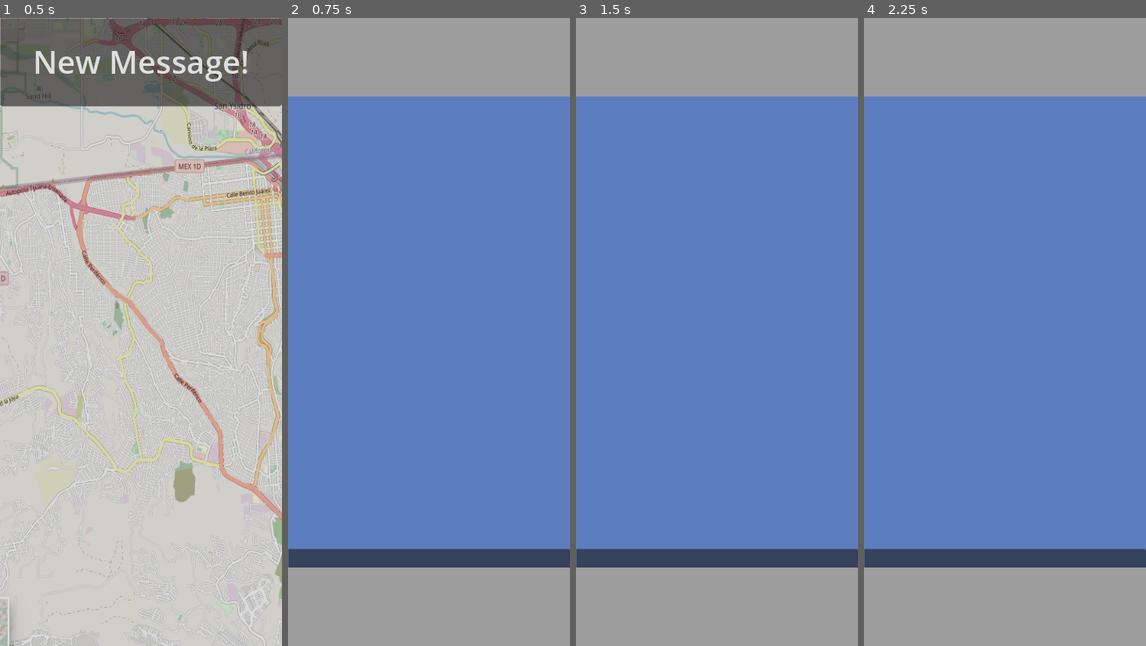
Above: before the commit, frames 1-4 (left to right).
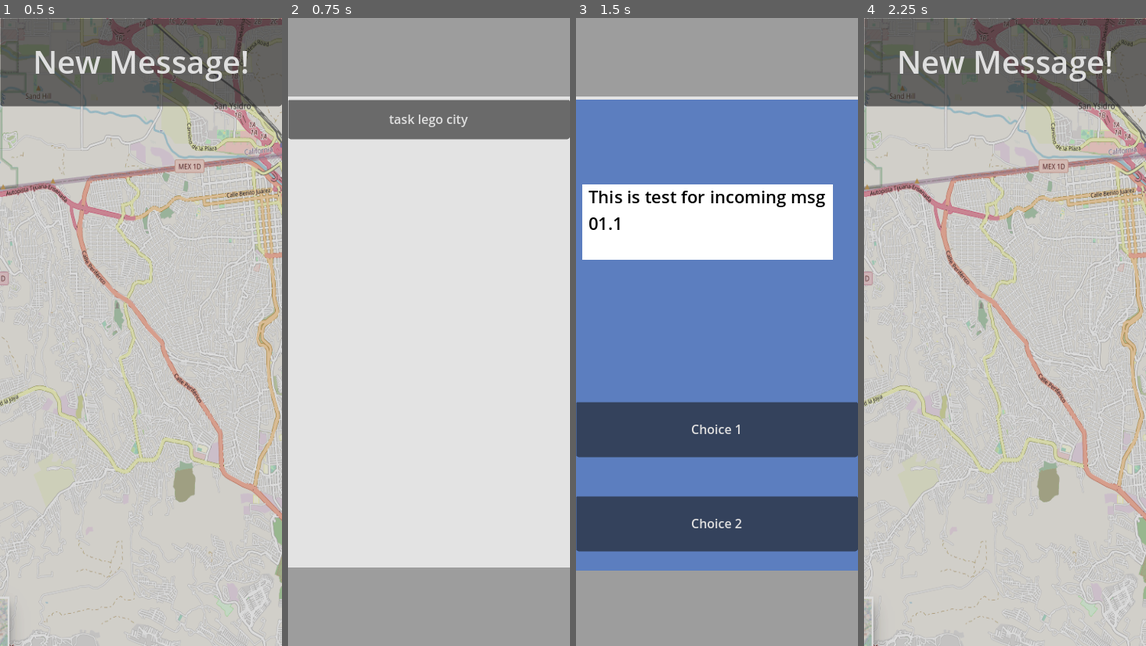
Above: after the commit, the same moments.

Repository: carabowes/Luscinia
Game: Godot game, scene res://task-assignment.tscn
Two runs of this game, one before a commit and one after it. Both use one fixed random seed, a clock stepped at 60 frames per second and the inputs below.
Inputs:
- Up to frame 1 (0.5 s): no input
- Up to frame 2 (0.75 s): click "New Message!" at 0.5 s
- Up to frame 3 (1.5 s): click "task lego city" at 1.25 s
- Up to frame 4 (2.25 s): click "Choice 1" at 2 s

Frame 1 is identical in both runs. In frame 2, 75% of the frame differs, in the area x 0-100%, y 12-88%; in frame 3, 32%; in frame 4, 100%, in the area x 0-100%, y 0-100%.

Commit message:
Dynamically add message contents and choice buttons. Ref #57
- Created choice button script

- Added functionality in message box to hold how many messages a text message would have
- Added functionality in message box to hold what the contents of the message will be
- Added functionality to change message text dynamically in message box
- Added functionality to delete text messages dynamically upon make a choice
- Added functionality to return to main screen upon making a choice

- Fixed bug mentioned in 9f34027d where button is out of frame in play mode by changing the min sizing of parent object

Notes:
Might want to consider changing from dynamic addition to hard coding with help of prefabs from sprint 3 onwards

Diff:
--- a/luscinia/Nodes/button.tscn
+++ b/luscinia/Nodes/button.tscn
@@ -1,53 +1,54 @@
-[gd_scene load_steps=2 format=3 uid="uid://chi1ovd807bam"]
+[gd_scene load_steps=3 format=3 uid="uid://chi1ovd807bam"]
 
 [ext_resource type="Script" path="res://Scripts/messageButton.gd" id="1_vu3dy"]
+[ext_resource type="Script" path="res://Scripts/choiceButton.gd" id="2_2qkf5"]
 
 [node name="Button" type="Button"]
-custom_minimum_size = Vector2(0, 50)
+custom_minimum_size = Vector2(360, 50)
 anchors_preset = -1
 anchor_right = 1.0
-anchor_bottom = 0.102
-offset_right = -568.0
-offset_bottom = -54.448
-text = "k"
+anchor_bottom = 0.06
+offset_bottom = 2.0
+text = "placeholder"
 autowrap_mode = 1
 script = ExtResource("1_vu3dy")
 
 [node name="ColorRect" type="ColorRect" parent="."]
+visible = false
 layout_mode = 1
 anchors_preset = -1
-anchor_left = -1.0
-anchor_right = 45.0
+anchor_right = 1.0
 anchor_bottom = 16.0
-offset_left = 8.0
-offset_right = -3.05176e-05
 grow_horizontal = 2
 grow_vertical = 2
 color = Color(0.363163, 0.496028, 0.748412, 1)
 
-[node name="Buttons" type="Node2D" parent="."]
+[node name="Buttons" type="Node2D" parent="ColorRect"]
 
-[node name="Button" type="Button" parent="Buttons"]
+[node name="Button" type="Button" parent="ColorRect/Buttons"]
 custom_minimum_size = Vector2(0, 70)
 anchors_preset = -1
 anchor_top = 11.52
 anchor_bottom = 11.52
-offset_top = 576.0
+offset_top = 385.0
 offset_right = 360.0
-offset_bottom = 646.0
+offset_bottom = 455.0
 grow_horizontal = 2
 grow_vertical = 2
 text = "Choice 1"
+script = ExtResource("2_2qkf5")
 
-[node name="Button2" type="Button" parent="Buttons"]
+[node name="Button2" type="Button" parent="ColorRect/Buttons"]
 custom_minimum_size = Vector2(0, 70)
 anchors_preset = -1
 anchor_top = 13.92
 anchor_right = 45.0
 anchor_bottom = 15.36
-offset_top = 696.0
+offset_top = 505.0
 offset_right = 360.0
-offset_bottom = 766.0
+offset_bottom = 575.0
 grow_horizontal = 2
 grow_vertical = 2
+size_flags_vertical = 4
 text = "Choice 2"
+script = ExtResource("2_2qkf5")
--- /dev/null
+++ b/luscinia/Scripts/choiceButton.gd
@@ -0,0 +1,10 @@
+extends Node
+@onready var main_parent = $"../../.."
+
+# Called when the node enters the scene tree for the first time.
+func _ready() -> void:
+	self.pressed.connect(self.button_pressed)
+
+
+func button_pressed():
+	main_parent.choice_picked()
--- a/luscinia/Scripts/gameManager.gd
+++ b/luscinia/Scripts/gameManager.gd
@@ -2,9 +2,18 @@
 
 @onready var alert = $Button
 
+@export_group("Messages")
 var message_amount: int = 0
 @export var show_alert: bool = false
 @export var messages: Array[String] = []
+
+@export_group("Resources")
+@export var personnel: int = 100
+@export var funding: int = 100
+@export var equipment: int = 100
+
+@export_group("Stats")
+@export var stability: int = 100
 
 func _process(delta: float) -> void:
 	if(!show_alert):
--- a/luscinia/Scripts/messageBoardControl.gd
+++ b/luscinia/Scripts/messageBoardControl.gd
@@ -1,9 +1,31 @@
 extends VBoxContainer
 
 @onready var gm = $"../../.."
+@onready var message_list = $"../.."
+#amount of incoming messages based on current iteration of gm msg loop
+@export var msg_amt: Array[int] = []
+#content of incoming messages based on current iteration of gm msg loop
+@export var msg_content: Array[String] = []
+
+@export var to_be_disabled: Array[Button] = []
+@export var msg_shown: int
 
 func add_message():
 	var message_instance = load("res://Nodes/button.tscn").instantiate()
 	message_instance.text = gm.messages[gm.message_amount-1]
 	add_child(message_instance)
 	move_child(message_instance, 0)
+
+func add_button(b : Button):
+	to_be_disabled.append(b)
+
+func disable_buttons():
+	for i in to_be_disabled:
+		i.visible = false
+
+func enable_buttons():
+	for i in to_be_disabled:
+		i.visible = true
+
+func reset():
+	message_list.visible = false
--- a/luscinia/Scripts/messageButton.gd
+++ b/luscinia/Scripts/messageButton.gd
@@ -1,20 +1,30 @@
 extends Node
 
+var messageScene = preload("res://Nodes/text_message.tscn")
+@export var to_be_deleted: Array[ColorRect] = []
+@onready var msg_board = $".."
 @onready var gm = $"../../../.."
-
-var messageScene = preload("res://Nodes/text_message.tscn")
-
 # Called when the node enters the scene tree for the first time.
 func _ready() -> void:
 	self.pressed.connect(self.button_pressed)
 
+func button_pressed():
+	msg_board.disable_buttons()
+	for i in msg_board.msg_amt[gm.message_amount-1]:
+		var message = messageScene.instantiate()
+		if i != 1:
+			message.position += Vector2(0,108)
+		message.get_child(0).text = msg_board.msg_content[msg_board.msg_shown]
+		msg_board.msg_shown += 1
+		to_be_deleted.append(message)
+		add_child(message)
+	msg_board.add_button(self)
+	get_child(0).visible = true
 
-func button_pressed():
-	var message = messageScene.instantiate()
-	var message2 = messageScene.instantiate()
-	add_child(message)
-	add_child(message2)
-	message2.position += Vector2(0,108)
-	#message.layout.transform.position.x += 16
-	get_child(0).visible = true
-	#get_parent().get_parent().get_parent().visible = false
+func choice_picked():
+	for i in to_be_deleted:
+		i.free()
+	to_be_deleted = []
+	msg_board.reset()
+	msg_board.enable_buttons()
+	get_child(0).visible = false
--- a/luscinia/task-assignment.tscn
+++ b/luscinia/task-assignment.tscn
@@ -76,9 +76,9 @@
 [node name="ScrollContainer" type="ScrollContainer" parent="Control"]
 layout_mode = 1
 anchors_preset = -1
-anchor_top = 0.125
+anchor_top = 0.13
 anchor_right = 1.0
-anchor_bottom = 0.875
+anchor_bottom = 0.88
 offset_bottom = -6.10352e-05
 grow_horizontal = 2
 grow_vertical = 2
@@ -88,3 +88,5 @@
 layout_mode = 2
 theme_override_constants/separation = 7
 script = ExtResource("5_lc24h")
+msg_amt = Array[int]([1, 2, 1, 2])
+msg_content = Array[String](["This is test for incoming msg 01.1", "this is test for incoming msg 02.1", "this is test for incoming msg 02.2", "3.1", "4.1", "4.2"])
